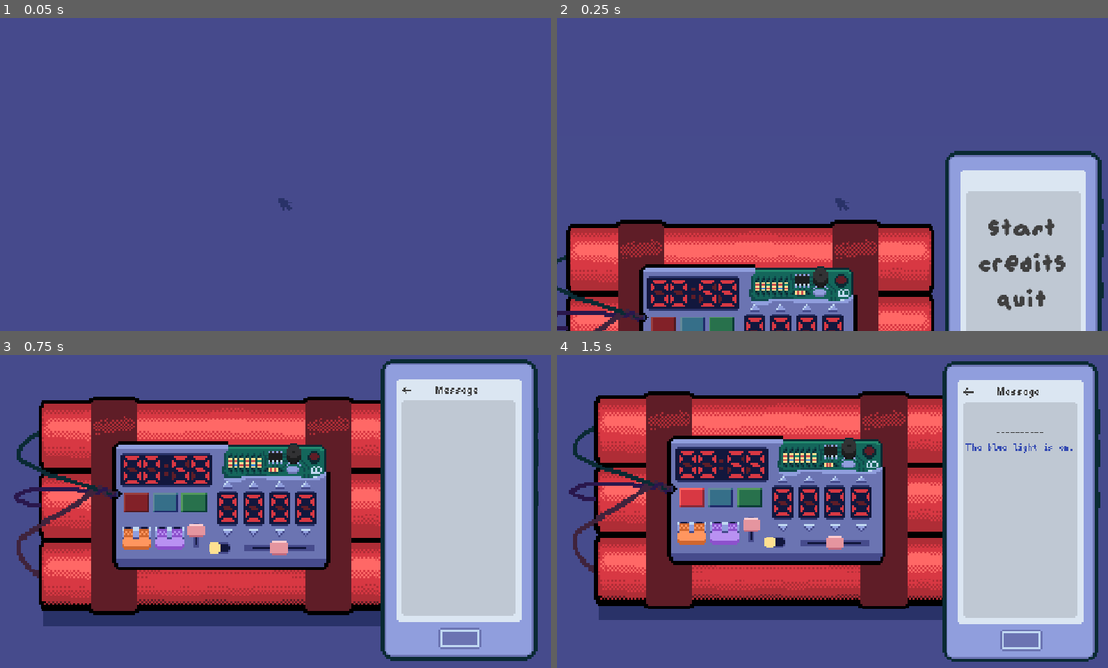
Above: before the commit, frames 1-4 (two rows, left to right).
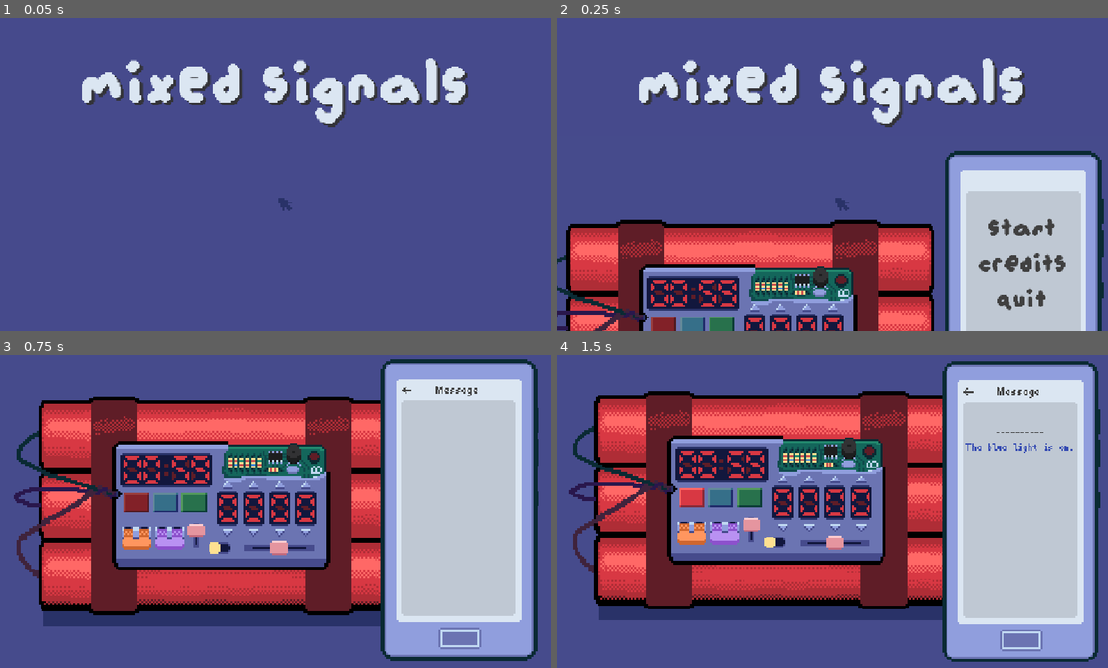
Above: after the commit, the same moments.

Repository: Mr-Excoem/brackeys-jam-2026-2
Game: Godot game, scene res://main.tscn
The game is run twice, just before and just after one commit, with the same random seed, the same clock (stepped at 60 frames per second) and the same inputs.
Inputs (mouse positions are in pixels of both pictures, inside the frame that each line leads up to):
- Up to frame 1 (0.05 s): no input
- Up to frame 2 (0.25 s): no input
- Up to frame 3 (0.75 s): click "START" at 0.5 s
- Up to frame 4 (1.5 s): click (694, 498) at 1.25 s

The runs differ from the first frame. In frame 1, 5.4% of the frame differs, in the area x 14-85%, y 12-35%; in frame 2, 5.4%; in frame 3, nothing differs; in frame 4, nothing differs.

Commit message:
Added game title

Diff:
--- a/brackeys-2026/main.gd
+++ b/brackeys-2026/main.gd
@@ -6,6 +6,8 @@
 var correct_green = false
 var time_up := false
 
+@onready var game_title: RichTextLabel = $CanvasLayer/GameTitle
+
 func _ready():
 	BombTimer.on_titlescreen = true
 	$AnimationPlayer.play("titlescreen_init")
@@ -13,6 +15,7 @@
 # the menu buttons
 func _on_start_pressed() -> void:
 	$AnimationPlayer.play("titlescree_out")
+	game_title.visible = false
 	await $AnimationPlayer.animation_finished
 	BombTimer.on_titlescreen = false
 
--- a/brackeys-2026/main.tscn
+++ b/brackeys-2026/main.tscn
@@ -209,6 +209,18 @@
 "update": 1,
 "values": [4]
 }
+tracks/8/type = "value"
+tracks/8/imported = false
+tracks/8/enabled = true
+tracks/8/path = NodePath("CanvasLayer/GameTitle:visible")
+tracks/8/interp = 1
+tracks/8/loop_wrap = true
+tracks/8/keys = {
+"times": PackedFloat32Array(),
+"transitions": PackedFloat32Array(),
+"update": 1,
+"values": []
+}
 
 [sub_resource type="Animation" id="Animation_efxa6"]
 resource_name = "titlescreen_init"
@@ -408,7 +420,7 @@
 script = ExtResource("1_ig7tw")
 
 [node name="background" type="Sprite2D" parent="." unique_id=1138009476]
-position = Vector2(-360, 1120)
+position = Vector2(440, 644)
 scale = Vector2(4, 4)
 texture = ExtResource("2_h2yge")
 
@@ -501,6 +513,21 @@
 action_mode = 0
 text = "Quit"
 flat = true
+
+[node name="GameTitle" type="RichTextLabel" parent="CanvasLayer" unique_id=796722491]
+offset_left = 135.0
+offset_top = 43.0
+offset_right = 1010.0
+offset_bottom = 247.0
+theme_override_colors/default_color = Color(0.85882354, 0.9019608, 0.9490196, 1)
+theme_override_colors/font_shadow_color = Color(0.19215687, 0.19215687, 0.19215687, 0.7176471)
+theme_override_constants/shadow_offset_x = 6
+theme_override_constants/shadow_offset_y = 5
+theme_override_fonts/normal_font = ExtResource("11_efxa6")
+theme_override_font_sizes/normal_font_size = 150
+text = "Mixed Signals"
+horizontal_alignment = 1
+vertical_alignment = 1
 
 [node name="AnimationPlayer" type="AnimationPlayer" parent="." unique_id=1875978314]
 libraries/ = SubResource("AnimationLibrary_dg77c")
